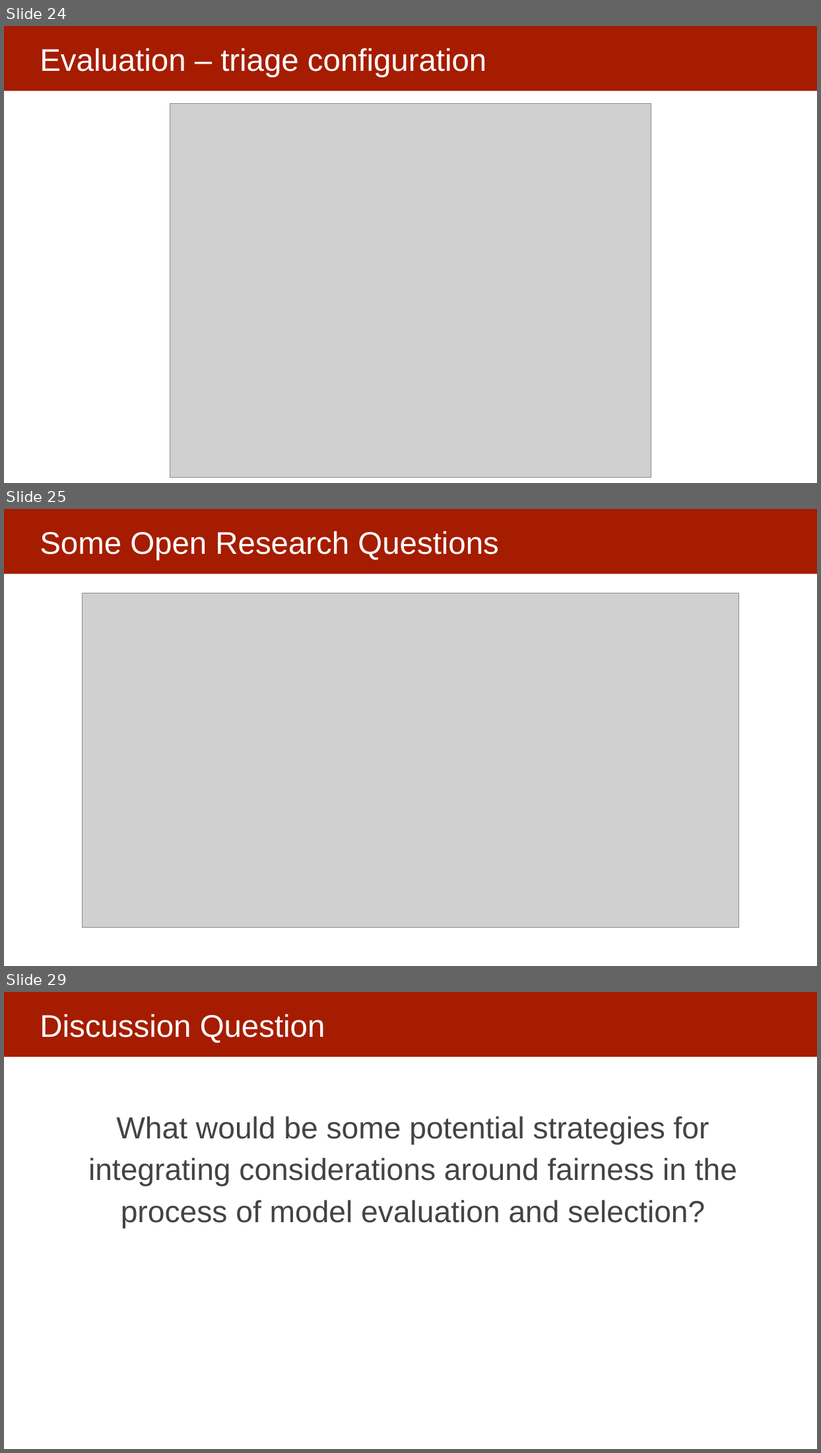
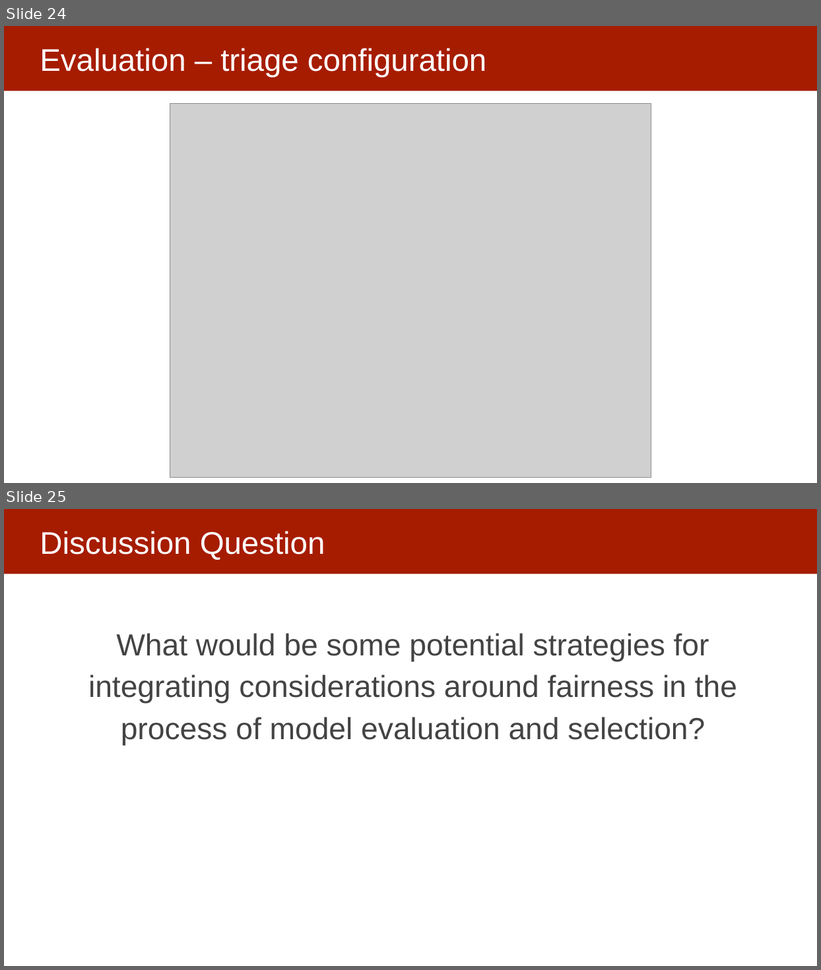
Before and after one commit to dssg/mlforpublicpolicylab, a slide deck: Lectures/10-model-selection-and-validation-part-1.pptx. Shown one above the other, each under a label of ours: slides 24, 25 and 29 before the commit, slides 24 and 25 after it; the slides between them are not shown. The pictures are 821x1453 and 821x970 pixels, drawn with LibreOffice and Linux fonts; fonts in the diff are those of the drawing; grey boxes stand for pictures. Boxes give left, top, right and bottom in pixels: in the first picture for what was removed or moved away, otherwise in the second. Text is boxed around its words. In the diff, an @@ line names an element or a change of style, - is before the commit and + after.

```diff
--- a/Lectures/10-model-selection-and-validation-part-1.pptx
+++ b/Lectures/10-model-selection-and-validation-part-1.pptx
@@ slide 25 removed at (4,509,817,966), background #FFFFFF; not listed: 1 template element that a slide beside it also shows @@
@@ title removed at (40,531,498,560) @@
-Some Open Research Questions
@@ picture removed at (82,593,740,928) @@
@@ what was slide 29 is now slide 25 @@
```
Also in this commit, not shown: 3 other slides removed, 1 other file.
